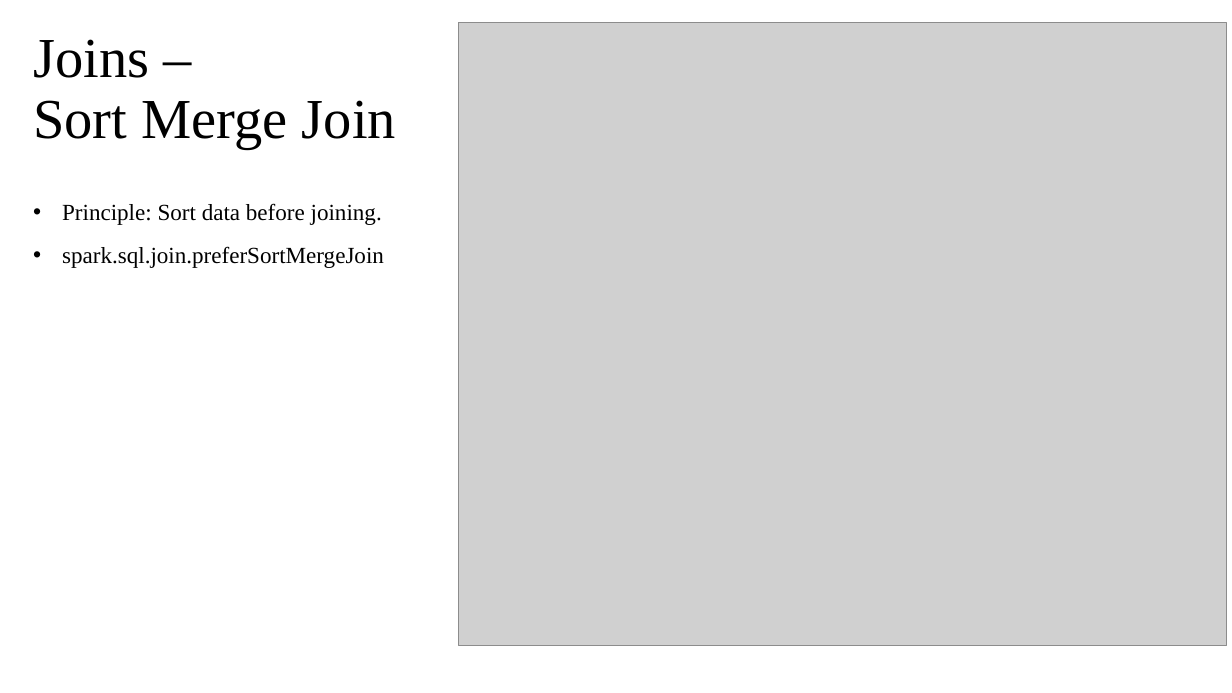
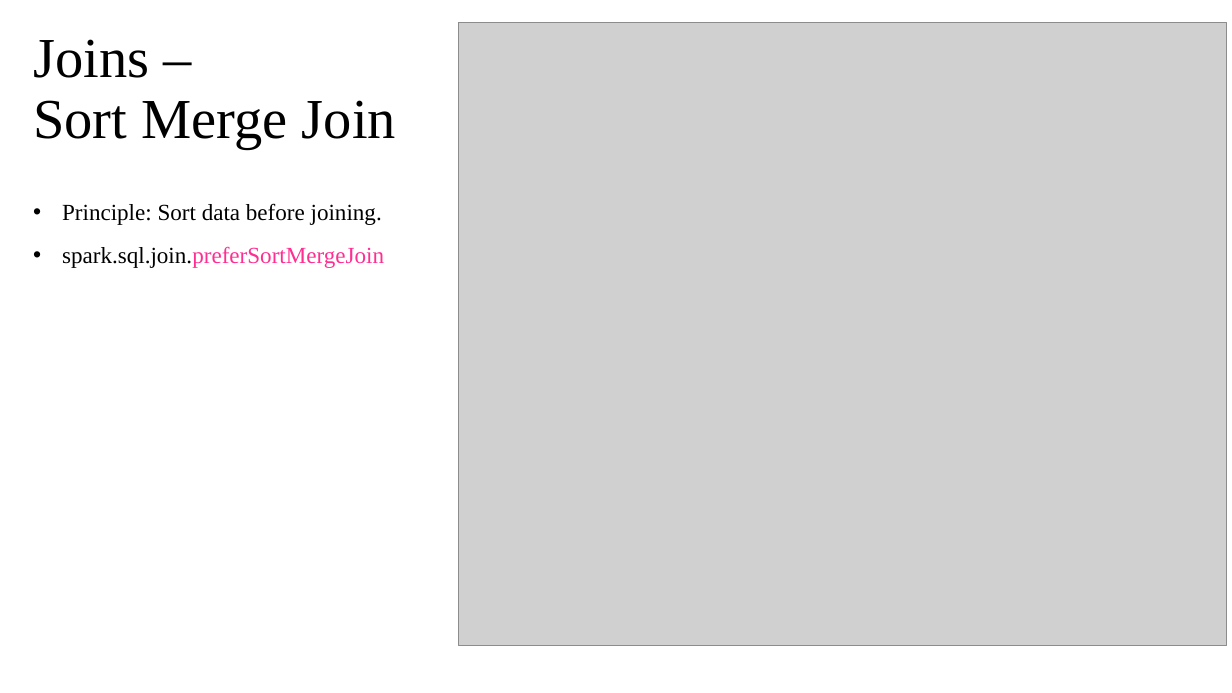
Before and after one commit to deep-cloud2208/PySparkCodes, a slide deck: slide 6 of Partitioning & SparkContext.pptx. Drawn at 1232x693 pixels with LibreOffice and Linux fonts; fonts in the diff are those of the drawing; grey boxes stand for pictures. Boxes give left, top, right and bottom in pixels: in the first picture for what was removed or moved away, otherwise in the second. Text is boxed around its words. In the diff, an @@ line names an element or a change of style, - is before the commit and + after.

```diff
--- a/Partitioning & SparkContext.pptx
+++ b/Partitioning & SparkContext.pptx
@@ text at bbox=[62, 246, 384, 268]: text colour #000000 to #FF2F92 in "spark.sql.join.preferSortMergeJoin" @@
```
Also in this commit, not shown: 6 other slides changed, 2 other files.
